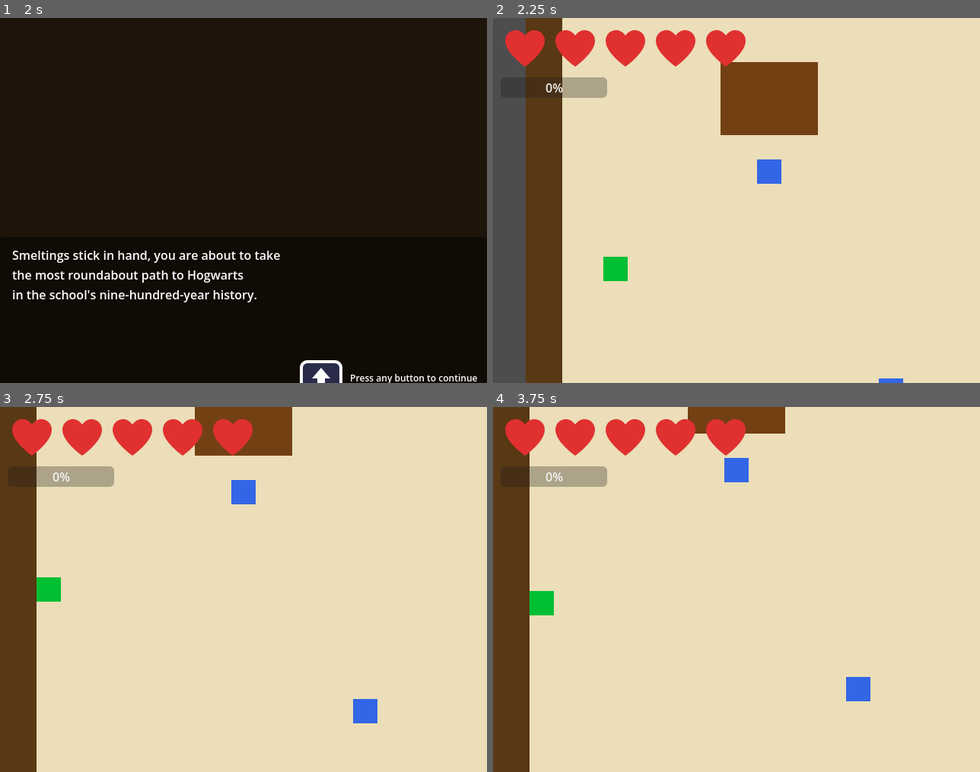
Above: before the commit, frames 1-4 (two rows, left to right).
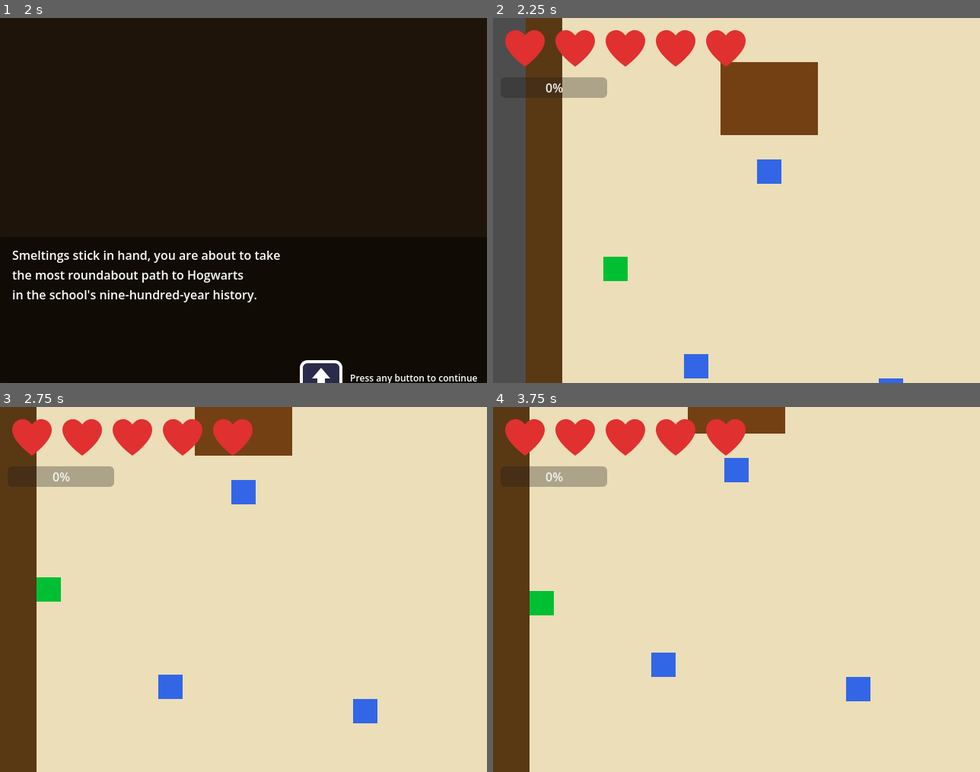
Above: after the commit, the same moments.

Repository: ollyfg/duddy-quest
Game: Godot game, scene res://scenes/main.tscn
The game is run twice, just before and just after one commit, with the same random seed, the same clock (stepped at 60 frames per second) and the same inputs. This scene is started directly instead of the project's main scene.
Inputs (mouse positions are in pixels of both pictures, inside the frame that each line leads up to):
- Up to frame 1 (2 s): tap Enter at 0.5, 1.25 s; move the mouse to (219, 273) at 0.52 s; hold W (move_up) 0.53-1.25 s; tap E (interact) at 0.6 s; click (219, 273) at 0.67 s; drag from (389, 255) to (243, 182) at 1.27 s
- Up to frame 2 (2.25 s): tap Enter at 2 s; move the mouse to (590, 145) at 2.02 s; hold A (move_left) from 2.03 s (still down); tap V (ranged_attack) at 2.1 s
- Up to frame 3 (2.75 s): keep holding A (move_left)
- Up to frame 4 (3.75 s): release A (move_left) at 2.75 s; drag from (760, 589) to (736, 490) at 2.77 s; tap Space at 3.5 s; move the mouse to (663, 498) at 3.52 s; hold S (move_down) from 3.53 s (still down); tap Alt at 3.6 s

Frame 1 is identical in both runs. In frame 2, 0.3% of the frame differs, in the area x 39-45%, y 92-99%; in frame 3, 0.3%; in frame 4, 0.3%.
Error in both runs: Trying to return an array of type "Array" where expected return type is "Array[Node]". (res://scripts/room.gd:83)

Commit message:
Replace real games with fictional titles; add TV and TrophyShelf interactables; bump version to 0.8.3
Co-authored-by: ollyfg <8495389+ollyfg@users.noreply.github.com>

Diff:
--- a/scenes/l1_bedroom.tscn
+++ b/scenes/l1_bedroom.tscn
@@ -170,8 +170,20 @@
 position = Vector2(160.0, 176.0)
 movement_mode = 1
 dialog_lines = []
-dialog_pools = [["Your computer. You don't feel like playing Minecraft right now."], ["Your computer. You don't feel like playing Fortnite right now."], ["Your computer. You don't feel like playing Grand Theft Auto V right now."], ["Your computer. You don't feel like playing FIFA 26 right now."], ["Your computer. You don't feel like playing Call of Duty right now."], ["Your computer. You don't feel like playing The Sims 4 right now."], ["Your computer. You don't feel like playing Pokémon right now."]]
+dialog_pools = [["Your computer. You don't feel like playing Smash 'n' Bash 3 right now."], ["Your computer. You don't feel like playing Wrestler Rampage: Grudge Match right now."], ["Your computer. You don't feel like playing Knuckleduster KO right now."], ["Your computer. You don't feel like playing Brawl School Academy right now."], ["Your computer. You don't feel like playing Mega Muscles Championship right now."], ["Your computer. You don't feel like playing Punch-Up Pete right now."], ["Your computer. You don't feel like playing Smeltings Showdown right now."]]
 npc_name = "Computer"
+
+[node name="TV" parent="NPCs" instance=ExtResource("2_npc")]
+position = Vector2(112.0, 304.0)
+movement_mode = 1
+dialog_lines = ["Your TV. Seventeen channels of complete rubbish."]
+npc_name = "TV"
+
+[node name="TrophyShelf" parent="NPCs" instance=ExtResource("2_npc")]
+position = Vector2(400.0, 272.0)
+movement_mode = 1
+dialog_lines = ["Your boxing trophy. 'SMELTINGS INTER-SCHOOL CHAMPION — D. DURSLEY', three years running.", "You're dead proud of this."]
+npc_name = "Trophy Shelf"
 
 [node name="MagicDoor" parent="." instance=ExtResource("3_magicdoor")]
 position = Vector2(628.0, 160.0)
--- a/scripts/game_state.gd
+++ b/scripts/game_state.gd
@@ -3,7 +3,7 @@
 ## Persists data that needs to survive scene changes (e.g. selected level).
 
 ## Current game version. Bump this on every new deploy.
-const VERSION: String = "0.8.2"
+const VERSION: String = "0.8.3"
 
 var selected_level: String = "level_1"
 var completed_levels: Array[String] = []
